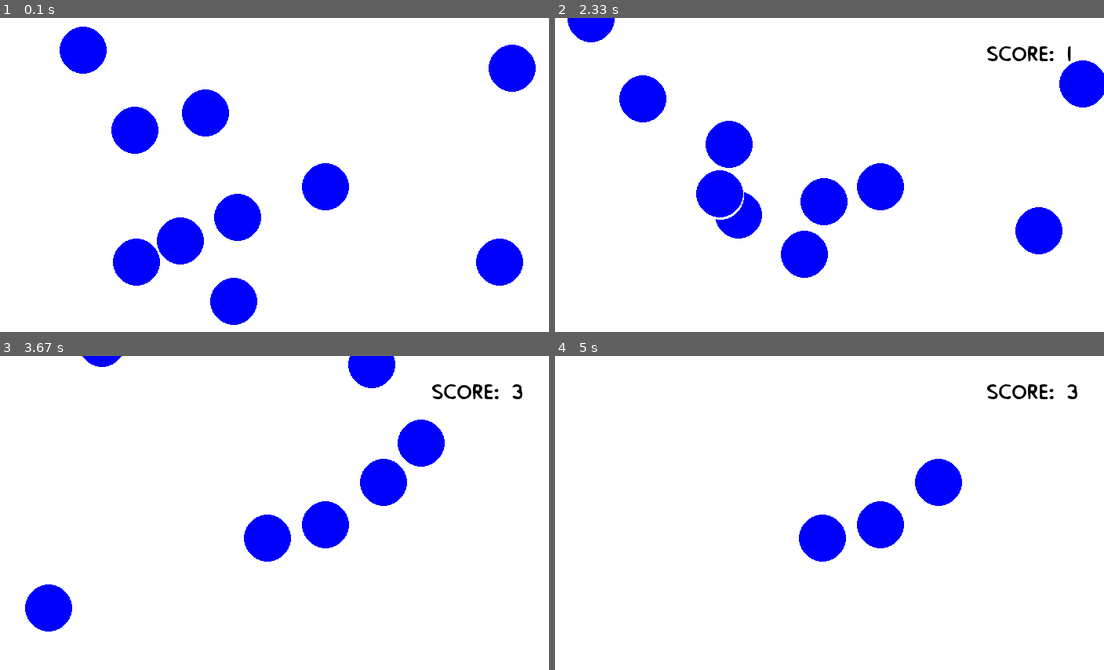
Above: before the commit, frames 1-4 (two rows, left to right).
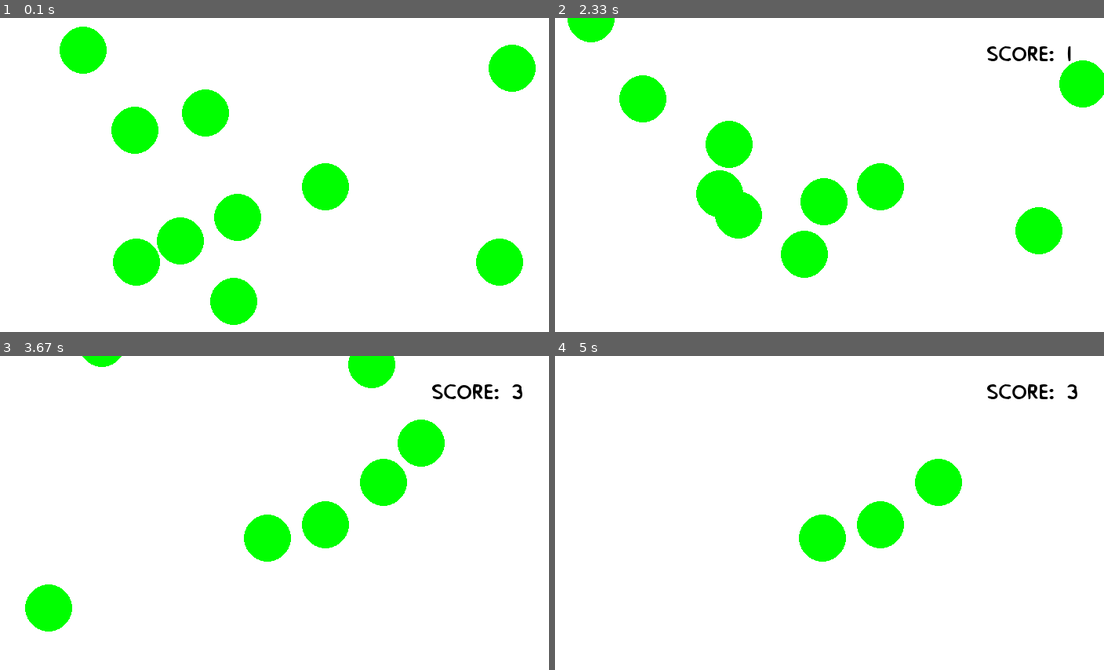
Above: after the commit, the same moments.

Repository: filanor/Python_Glo
Game: pygame game, started from Lesson 19 (pygame)/catchme 2.py
Two runs of this game, one before a commit and one after it. Both use one fixed random seed, a clock stepped at 60 frames per second and the inputs below.
Inputs (mouse positions are in pixels of both pictures, inside the frame that each line leads up to):
- Up to frame 1 (0.1 s): no input
- Up to frame 2 (2.33 s): click (895, 203) at 1.88 s
- Up to frame 3 (3.67 s): click (279, 544) at 2.72 s; click (384, 487) at 3.55 s
- Up to frame 4 (5 s): no input

The runs differ from the first frame. In frame 1, 10% of the frame differs, in the area x 10-98%, y 2-98%; in frame 2, 9.2%; in frame 3, 5.9%; in frame 4, 3.0%.

Commit message:
Add files via upload

Diff:
--- a/Lesson 19 (pygame)/catchme 2.py
+++ b/Lesson 19 (pygame)/catchme 2.py
@@ -43,7 +43,7 @@
         self.center_y += self.vy
 
     def move(self):
-        self.clear()
+        #self.clear()
         self.go()
         self.show()
 
@@ -67,7 +67,7 @@
     def __init__(self, display):
         super().__init__(display)
         width, height = display.get_size()
-        self.color = pygame.Color('blue')
+        self.color = pygame.Color('green')
         self.center_x = randint(self.radius, width - self.radius)
         self.center_y = randint(self.radius, height - self.radius)
 
